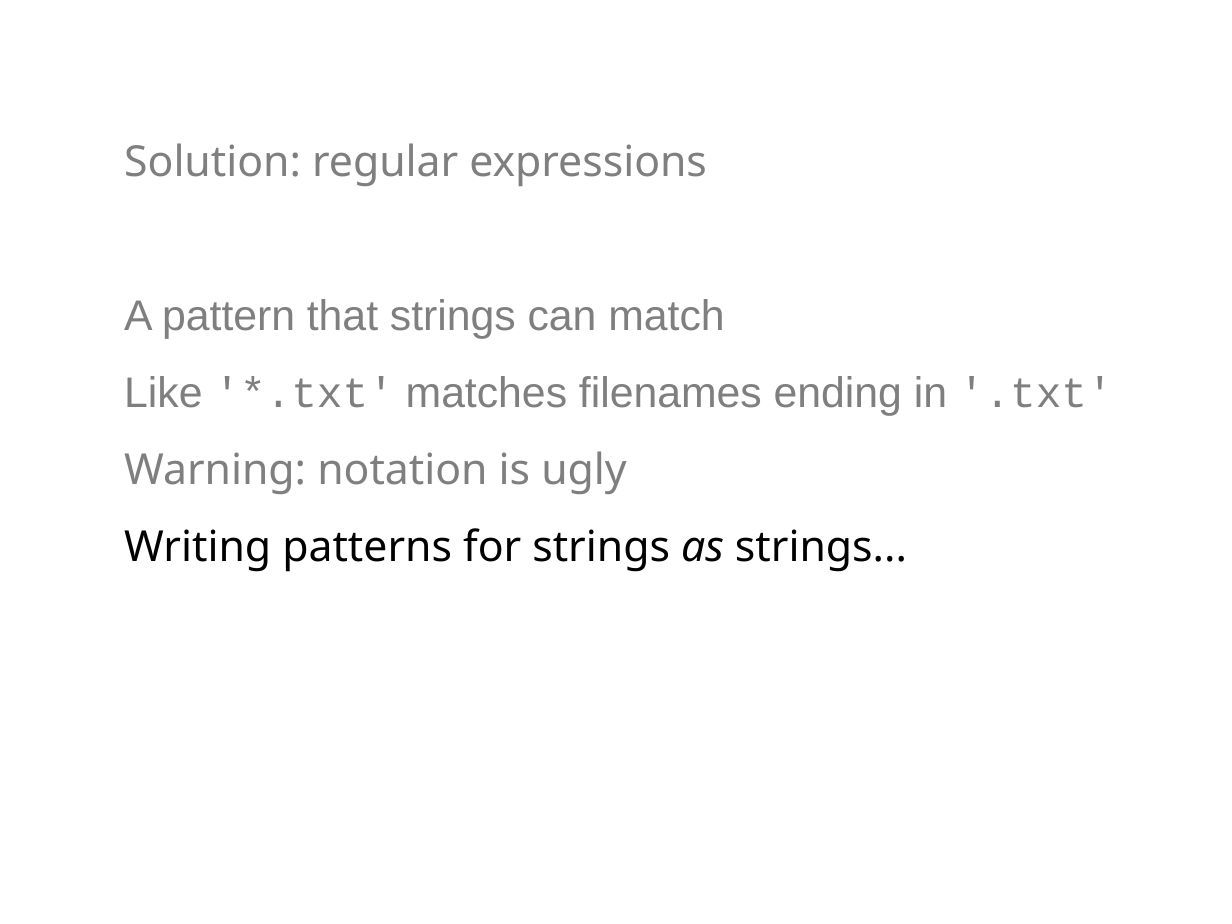
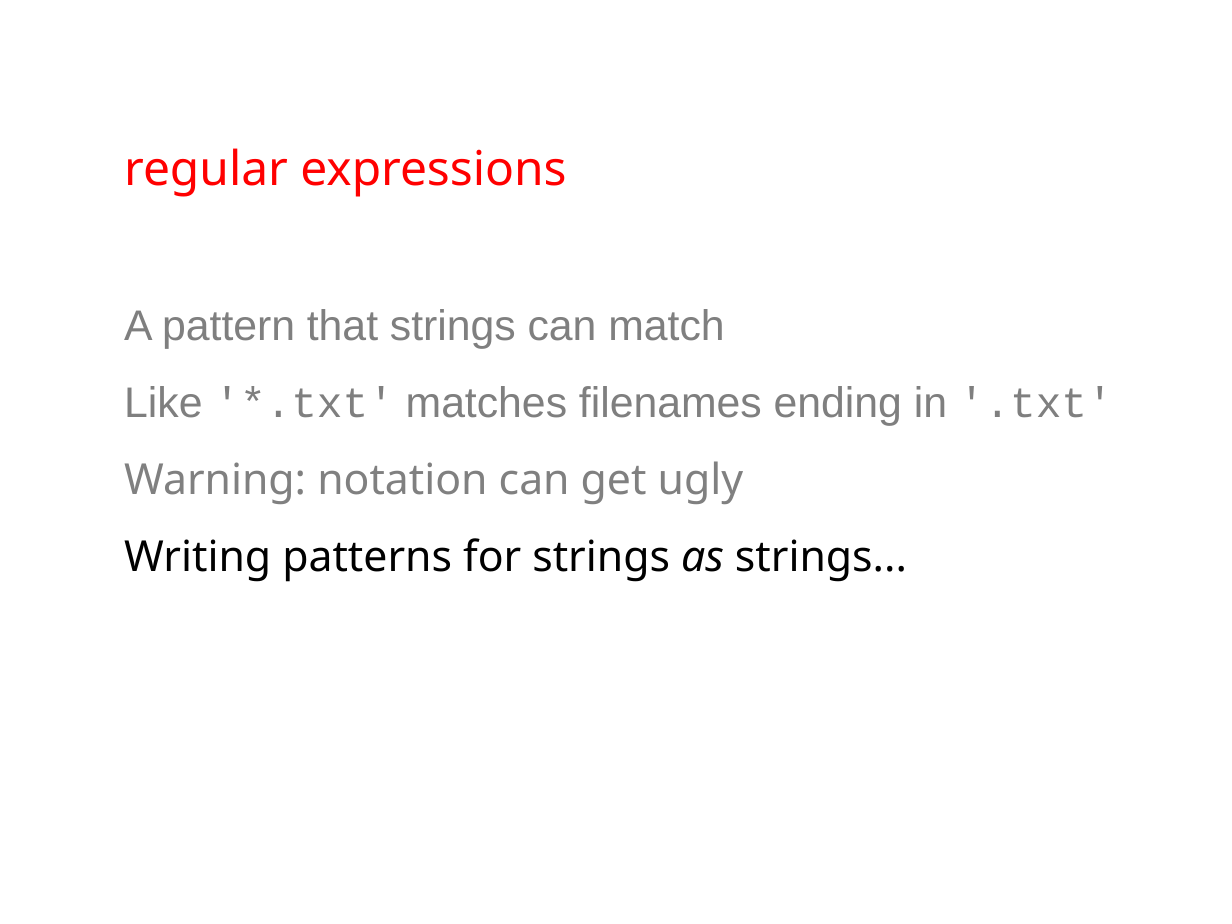
Before and after one commit to swcarpentry/DEPRECATED-boot-camps, a slide deck: slide 5 of regex/RegExEJM.pptx. Drawn at 1232x924 pixels with LibreOffice and Linux fonts; fonts in the diff are those of the drawing. Boxes give left, top, right and bottom in pixels: in the first picture for what was removed or moved away, otherwise in the second. Text is boxed around its words. In the diff, an @@ line names an element or a change of style, - is before the commit and + after.

```diff
--- a/regex/RegExEJM.pptx
+++ b/regex/RegExEJM.pptx
@@ text at bbox=[124, 148, 566, 197]: text changed; size 25 to 28 pt; text colour #7F7F7F to #FF0000 @@
-Solution: regular expressions
+regular expressions
@@ text at bbox=[124, 461, 743, 504]: text changed; text colour #7F7F7F to #808080 @@
-Warning: notation is ugly
+Warning: notation can get ugly
```
Also in this commit, not shown: 5 other slides changed, 2 slides added, 2 other files.
